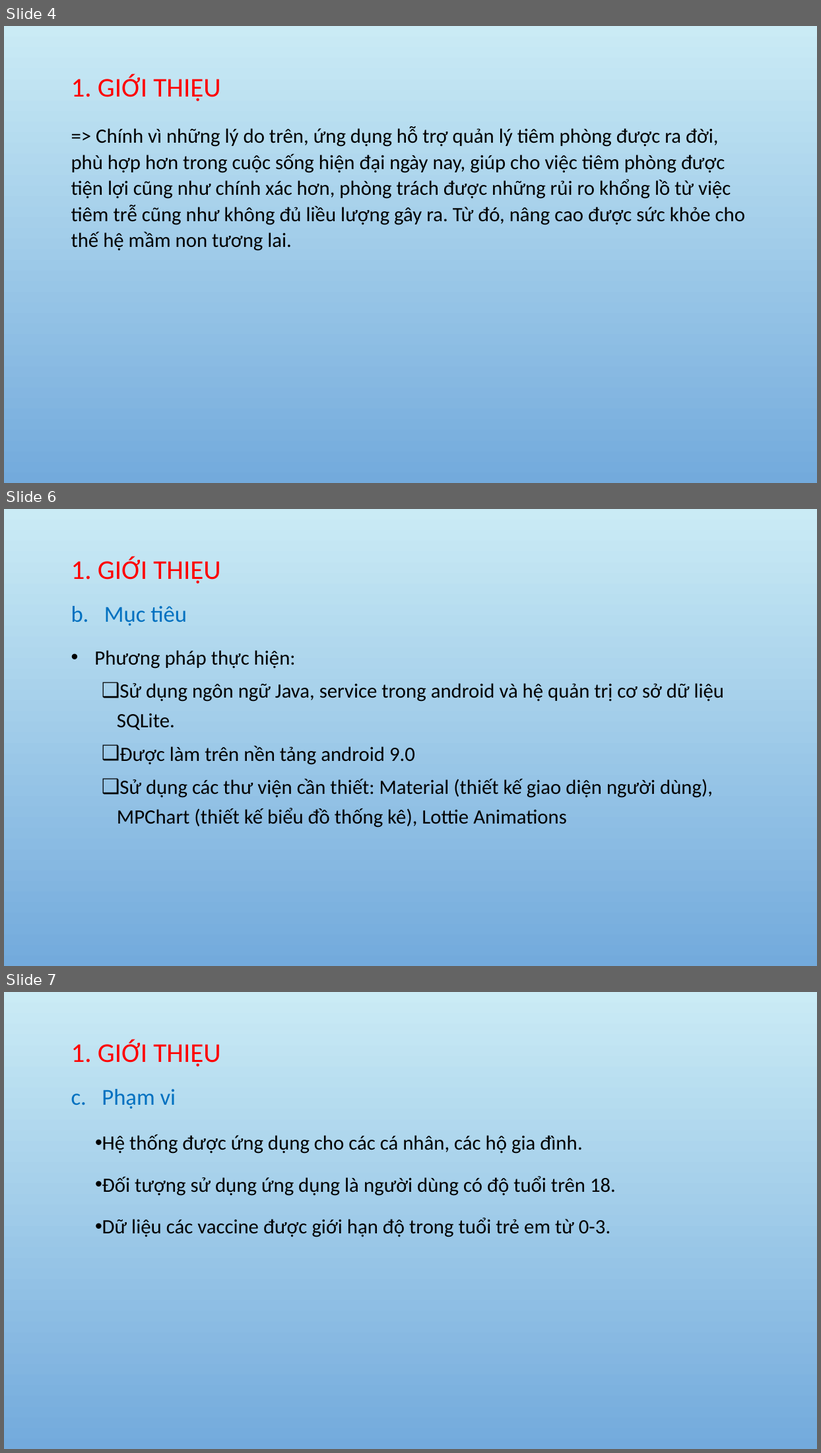
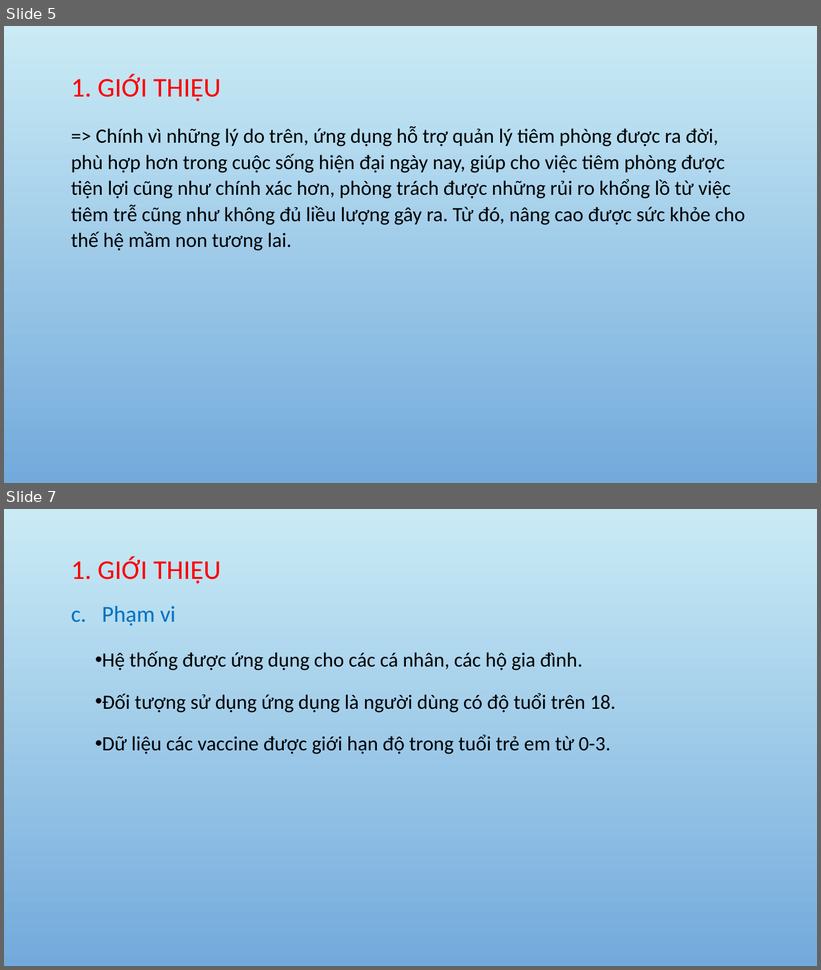
Before and after one commit to tuongthanh98/GraduationThsis, a slide deck: GraduationThsis_powpoint.pptx. Shown one above the other, each under a label of ours: slides 4, 6 and 7 before the commit, slides 5 and 7 after it; the slides between them are not shown. The pictures are 821x1453 and 821x970 pixels, drawn with LibreOffice and Linux fonts; fonts in the diff are those of the drawing; background and template pictures are left out. Boxes give left, top, right and bottom in pixels: in the first picture for what was removed or moved away, otherwise in the second. Text is boxed around its words. In the diff, an @@ line names an element or a change of style, - is before the commit and + after.

```diff
--- a/GraduationThsis_powpoint.pptx
+++ b/GraduationThsis_powpoint.pptx
@@ slide 6 removed at (4,509,817,966), background picture (left out) @@
@@ title removed at (71,557,220,584) @@
-1. GIỚI THIỆU
@@ text removed at (71,606,187,626) @@
-b. Mục tiêu
@@ text removed at (94,650,725,828) @@
-• Phương pháp thực hiện:
-  ❑ Sử dụng ngôn ngữ Java, service trong android và hệ quản trị cơ sở dữ liệu SQLite.
-  ❑ Được làm trên nền tảng android 9.0
-  ❑ Sử dụng các thư viện cần thiết: Material (thiết kế giao diện người dùng), MPChart (thiết kế biểu đồ thống kê), Lottie Animations
@@ what was slide 4 is now slide 5 @@
```
Also in this commit, not shown: 3 slides changed, 2 slides added, 3 other slides removed.
